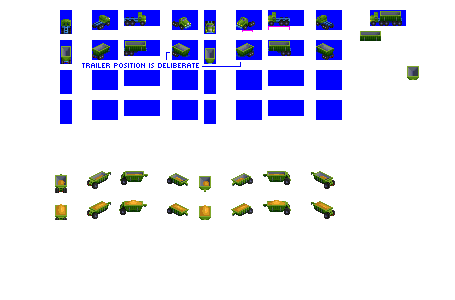
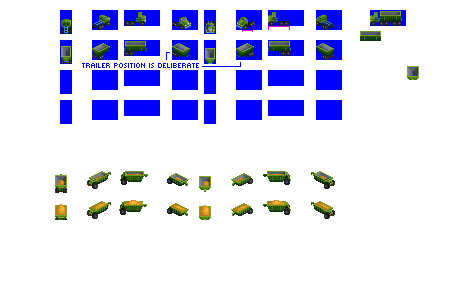
Layer changes from the first 455 × 300 image to the second:
painted on "trailer chassis" over [105, 51, 321, 57]
painted on "background" over [124, 17, 290, 21]
